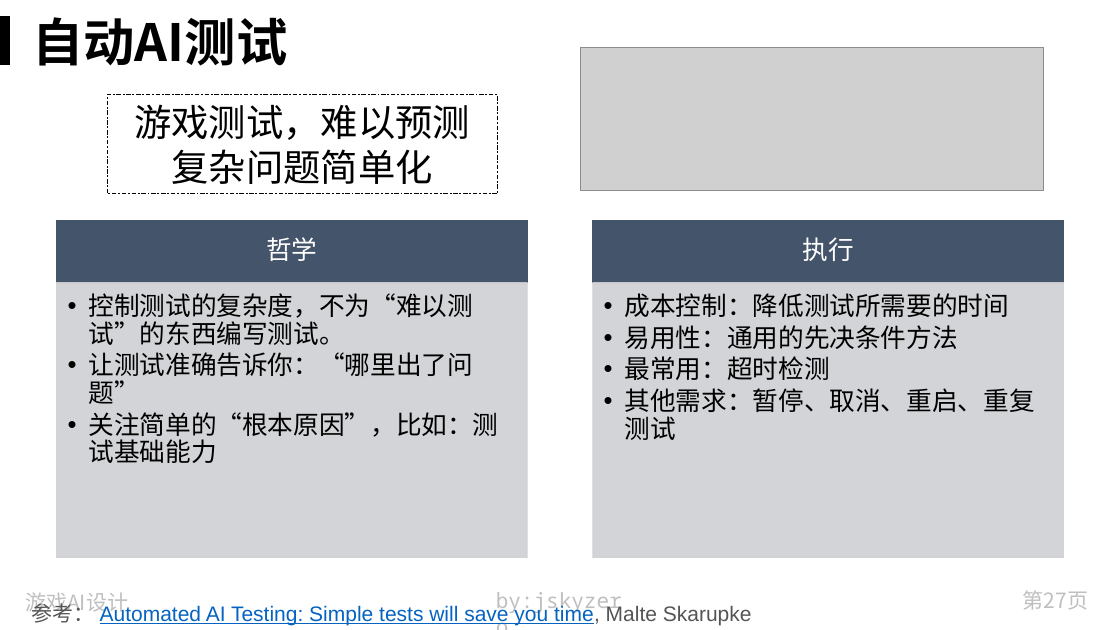
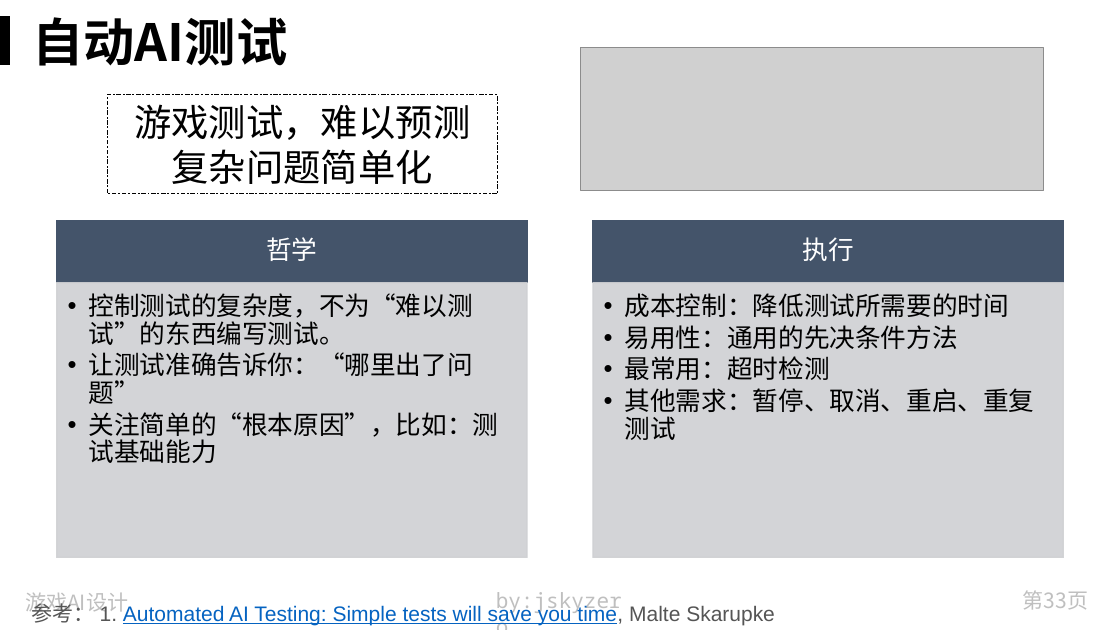
Before and after one commit to jskyzero/design.jskyzero.com, a slide deck: slide 33 of assets/img/skill/GameAIPro/Game AI Pro.pptx (slide 27 before the commit). Drawn at 1120x630 pixels with LibreOffice and Linux fonts; fonts in the diff are those of the drawing; grey boxes stand for pictures. Boxes give left, top, right and bottom in pixels: in the first picture for what was removed or moved away, otherwise in the second. Text is boxed around its words. In the diff, an @@ line names an element or a change of style, - is before the commit and + after.

```diff
--- a/assets/img/skill/GameAIPro/Game AI Pro.pptx
+++ b/assets/img/skill/GameAIPro/Game AI Pro.pptx
@@ page number at (1023, 591, 1088, 610): text changed @@
-第27页
+第33页
@@ text at (32, 600, 775, 625): text changed @@
-参考： Automated AI Testing: Simple tests will save you time, Malte Skarupke
+参考： 1. Automated AI Testing: Simple tests will save you time, Malte Skarupke
```
Also in this commit, not shown: 3 other slides changed, 7 slides added, 1 slide removed, 16 other files.
